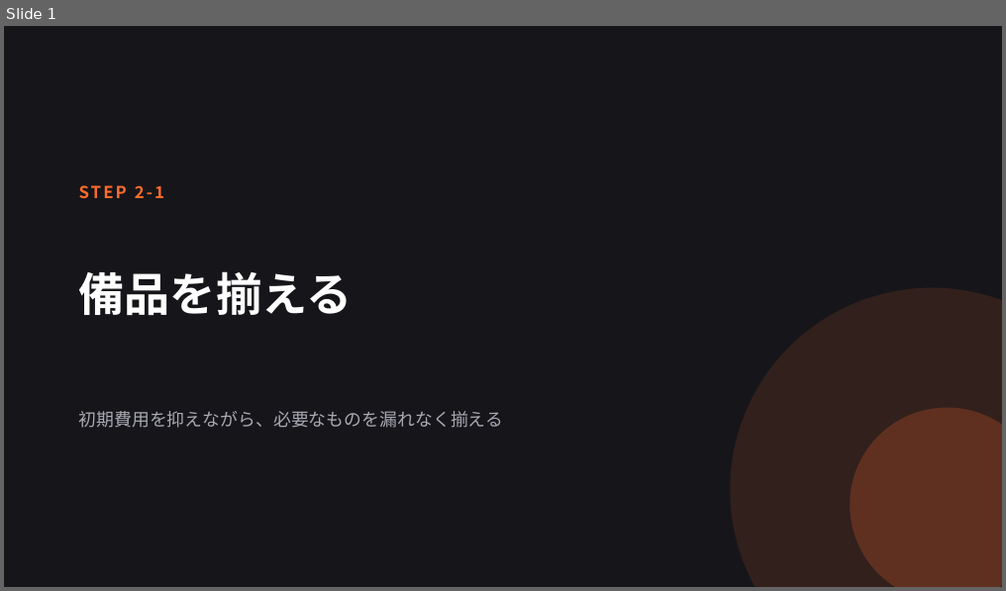
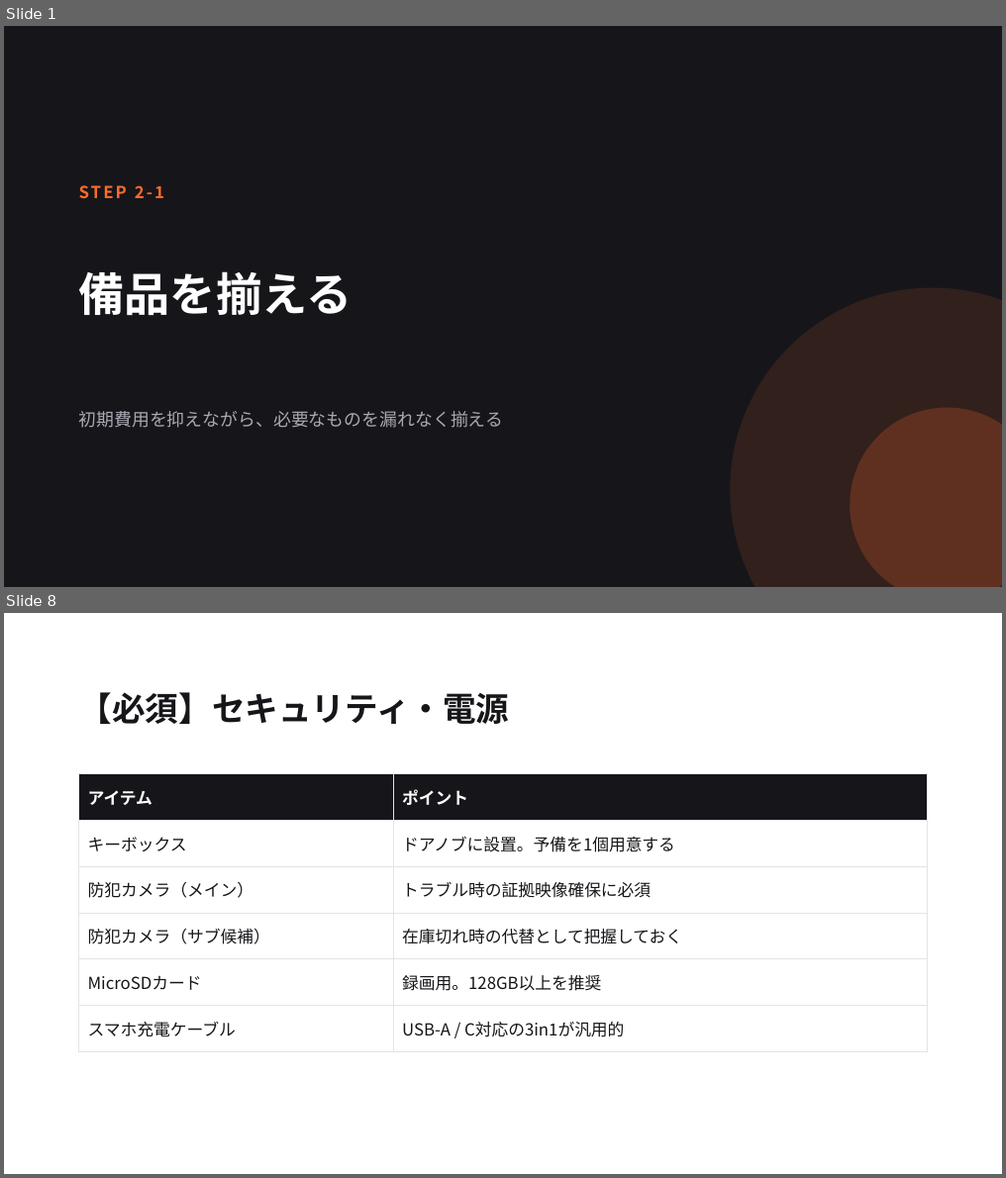
Before and after one commit to sou1104pc-ops/task-matrix, a slide deck: slides/11_備品を揃える.pptx. Shown one above the other, each under a label of ours: slide 1 before the commit, slides 1 and 8 after it; the slides between them are not shown. The pictures are 1006x591 and 1006x1178 pixels, drawn with LibreOffice and Linux fonts; fonts in the diff are those of the drawing. Boxes give left, top, right and bottom in pixels: in the first picture for what was removed or moved away, otherwise in the second. Text is boxed around its words. In the diff, an @@ line names an element or a change of style, - is before the commit and + after.

```diff
--- a/slides/11_備品を揃える.pptx
+++ b/slides/11_備品を揃える.pptx
@@ slide 8 added at box(4, 613, 1002, 1174), background #FFFFFF @@
@@ text added at box(79, 692, 510, 724), 32 pt, text #16161A, bold @@
+【必須】セキュリティ・電源
@@ table added at box(79, 774, 927, 1042), 6 rows, 2 columns @@
+アイテム | ポイント
+キーボックス | ドアノブに設置。予備を1個用意する
+防犯カメラ（メイン） | トラブル時の証拠映像確保に必須
+防犯カメラ（サブ候補） | 在庫切れ時の代替として把握しておく
+MicroSDカード | 録画用。128GB以上を推奨
+スマホ充電ケーブル | USB-A / C対応の3in1が汎用的
```
Also in this commit, not shown: 2 slides changed, 21 other slides added, 3 slides removed, 19 other files.
